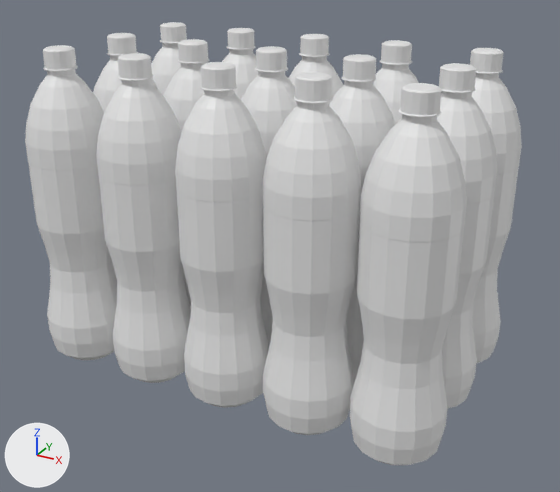
The FBX model Assets/Prefabs/Base/Segunda Tantda/Fanta 600ml M.fbx, before and after one commit.
One viewpoint serves both versions: a 50 mm camera at (0.218, -0.384, 0.269) aimed at (0.009, -0.005, 0.08). The axes (+X, +Y, +Z) are drawn at lower left. The lights are the same throughout. Where no turn or scale is listed for an object, it has been applied to the vertices.

Before the edit, the objects in view are built like this:
```python
ob_fanta_600ml = bpy.data.objects.new('Fanta 600ml', me_circle_005)
ob_fanta_600ml.location = (0.0, 0.0, 0.0)
ob_fanta_600ml_002 = bpy.data.objects.new('Fanta 600ml.002', me_circle_002)
ob_fanta_600ml_002.location = (0.0, 0.0, 0.0)
ob_fanta_600ml_003 = bpy.data.objects.new('Fanta 600ml.003', me_circle_003)
ob_fanta_600ml_003.location = (0.0, 0.0, 0.0)
ob_fanta_600ml_004 = bpy.data.objects.new('Fanta 600ml.004', me_circle_004)
ob_fanta_600ml_004.location = (0.0, 0.0, 0.0)
ob_fanta_600ml_005 = bpy.data.objects.new('Fanta 600ml.005', me_circle_006)
ob_fanta_600ml_005.location = (0.0, 0.0, 0.0)
ob_fanta_600ml_007 = bpy.data.objects.new('Fanta 600ml.007', me_circle_008)
ob_fanta_600ml_007.location = (0.0, 0.0, 0.0)
ob_fanta_600ml_008 = bpy.data.objects.new('Fanta 600ml.008', me_circle_009)
ob_fanta_600ml_008.location = (0.0, 0.0, 0.0)
ob_fanta_600ml_012 = bpy.data.objects.new('Fanta 600ml.012', me_circle_013)
ob_fanta_600ml_012.location = (0.0, 0.0, 0.0)
ob_fanta_600ml_014 = bpy.data.objects.new('Fanta 600ml.014', me_circle_015)
ob_fanta_600ml_014.location = (0.0, 0.0, 0.0)
# also in view: 'Fanta 600ml.010' at (-0.053, 0.001, 0.098); 'Fanta 600ml.013' at (-0.107, 0.001, 0.098); 'Fanta 600ml.006' at (0.0, -0.053, 0.098); 'Fanta 600ml.009' at (-0.053, -0.053, 0.098); 'Fanta 600ml.011' at (-0.053, 0.056, 0.098)
```
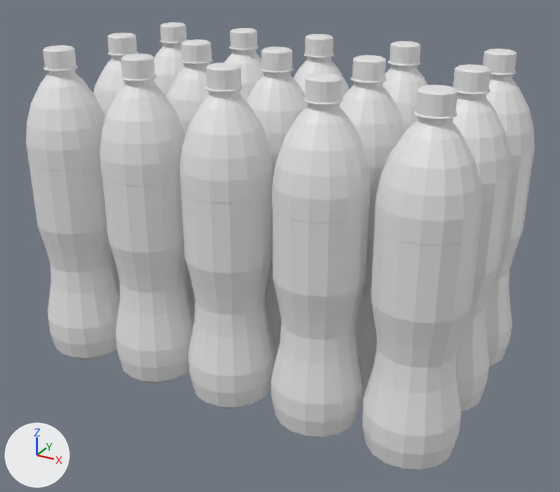
Where the newer file only moved an object's origin or applied its transform, the numbers keep the older frame.

The change, as a list of edits to the scene's bpy script:
```text
Change me_circle_014:
    where me_circle_014.from_pydata(...)  # 384 vertices, 382 faces; spans x -0.132..-0.081, y -0.024..0.027, z 0.0..0.196
    me_circle_014 part 10: the whole mesh is turned 125 degrees about the z axis through its middle, then moved by (0.11, 0.054, 0.0)
Change me_circle_002:
    where me_circle_002.from_pydata(...)  # 384 vertices, 382 faces; spans x 0.082..0.132, y 0.03..0.081, z 0.0..0.196
    me_circle_002 part 1: the whole mesh is turned 115.3 degrees about the z axis through its middle, then moved by (-0.104, -0.109, 0.0)
Change me_circle_001:
    where me_circle_001.from_pydata(...)  # 384 vertices, 382 faces; spans x 0.082..0.132, y -0.024..0.027, z 0.0..0.196
    me_circle_001 part 13: the whole mesh is turned 178.6 degrees about the z axis through its middle, then moved by (-0.158, -0.055, 0.0)
Change me_circle_008:
    where me_circle_008.from_pydata(...)  # 384 vertices, 382 faces; spans x -0.025..0.026, y -0.024..0.027, z 0.0..0.196
    me_circle_008 part 9: the whole mesh is turned 125 degrees about the z axis through its middle, then moved by (0.059, 0.0, 0.0)
Change me_circle_003:
    where me_circle_003.from_pydata(...)  # 384 vertices, 382 faces; spans x 0.028..0.079, y -0.079..-0.028, z 0.0..0.196
    me_circle_003 part 3: the whole mesh is turned 52.8 degrees about the z axis through its middle, then moved by (0.005, 0.0, 0.0)
Change me_circle_004:
    where me_circle_004.from_pydata(...)  # 384 vertices, 382 faces; spans x 0.029..0.079, y -0.024..0.027, z 0.0..0.196
    me_circle_004 part 4: the whole mesh is turned -85.8 degrees about the z axis through its middle, then moved by (0.06, -0.055, 0.0)
Change me_circle_006:
    where me_circle_006.from_pydata(...)  # 384 vertices, 382 faces; spans x 0.028..0.079, y 0.03..0.081, z 0.0..0.196
    me_circle_006 part 2: the whole mesh is turned 105.5 degrees about the z axis through its middle, then moved by (-0.16, -0.109, 0.0)
Change me_circle_011:
    where me_circle_011.from_pydata(...)  # 384 vertices, 382 faces; spans x -0.078..-0.028, y -0.024..0.027, z 0.0..0.196
    me_circle_011 part 12: the whole mesh is turned 27.5 degrees about the z axis through its middle, then moved by (-0.054, 0.054, 0.0)
Change me_circle_009:
    where me_circle_009.from_pydata(...)  # 384 vertices, 382 faces; spans x -0.025..0.025, y 0.031..0.081, z 0.0..0.196
    me_circle_009 part 7: the whole mesh is turned 158.9 degrees about the z axis through its middle, then moved by (0.003, -0.054, 0.0)
Change me_circle_013:
    where me_circle_013.from_pydata(...)  # 384 vertices, 382 faces; spans x -0.132..-0.081, y -0.079..-0.028, z 0.0..0.196
    me_circle_013 part 6: the whole mesh is turned 170.2 degrees about the z axis through its middle, then moved by (0.0, 0.055, 0.0)
Change me_circle_010:
    where me_circle_010.from_pydata(...)  # 384 vertices, 382 faces; spans x -0.079..-0.028, y -0.079..-0.028, z 0.0..0.196
    me_circle_010 part 8: the whole mesh is turned 125 degrees about the z axis through its middle, then moved by (0.002, 0.055, 0.0)
Change me_circle_007:
    where me_circle_007.from_pydata(...)  # 384 vertices, 382 faces; spans x -0.025..0.026, y -0.079..-0.028, z 0.0..0.196
    me_circle_007 part 11: the whole mesh is turned 125 degrees about the z axis through its middle, then moved by (0.114, 0.055, 0.0)
Change me_circle_015:
    where me_circle_015.from_pydata(...)  # 384 vertices, 382 faces; spans x -0.132..-0.081, y 0.03..0.081, z 0.0..0.196
    me_circle_015 part 5: the whole mesh is turned 75.1 degrees about the z axis through its middle, then moved by (0.166, 0.0, 0.0)
Remove ob_fanta_600ml:
    ob_fanta_600ml = bpy.data.objects.new('Fanta 600ml', me_circle_005)
Add ob_fanta_600ml_015:
    ob_fanta_600ml_015 = bpy.data.objects.new('Fanta 600ml.015', me_circle_029)  # 384 vertices, 382 faces; spans x 0.089..0.139, y 0.03..0.081, z 0.0..0.196
    ob_fanta_600ml_015.location = (0.0, 0.0, 0.0)
```

Boxes [x1, y1, x2, y2] around the edits, measured in the pictures (560 x 492 px):
'Fanta 600ml.004', mesh turned
    before: [329, 54, 395, 383]
    after: [363, 85, 482, 470]
'Fanta 600ml.006', mesh turned
    before: [175, 62, 269, 408]
    after: [453, 64, 512, 412]
'Fanta 600ml.002', mesh turned
    before: [470, 48, 522, 364]
    after: [180, 63, 275, 409]
'Fanta 600ml.001', mesh turned
    before: [437, 63, 497, 409]
    after: [100, 54, 195, 384]
'Fanta 600ml', deleted
    before: [350, 83, 467, 465]
'Fanta 600ml.003', mesh turned
    before: [263, 72, 361, 435]
    after: [271, 73, 370, 438]
'Fanta 600ml.009', mesh turned
    before: [96, 53, 191, 383]
    after: [166, 39, 213, 314]
'Fanta 600ml.005', mesh turned
    before: [373, 40, 419, 125]
    after: [26, 45, 120, 360]
'Fanta 600ml.012', mesh turned
    before: [25, 45, 117, 360]
    after: [93, 33, 157, 282]
'Fanta 600ml.007', mesh turned
    before: [241, 46, 297, 346]
    after: [339, 55, 406, 388]
'Fanta 600ml.015', added
    after: [483, 49, 535, 366]
'Fanta 600ml.008', mesh turned
    before: [288, 34, 343, 102]
    after: [246, 47, 307, 361]
'Fanta 600ml.010', mesh turned
    before: [163, 39, 210, 308]
    after: [154, 22, 187, 96]
'Fanta 600ml.014', mesh turned
    before: [151, 22, 187, 95]
    after: [383, 41, 428, 130]
'Fanta 600ml.013', mesh turned
    before: [93, 33, 157, 112]
    after: [293, 34, 349, 98]
